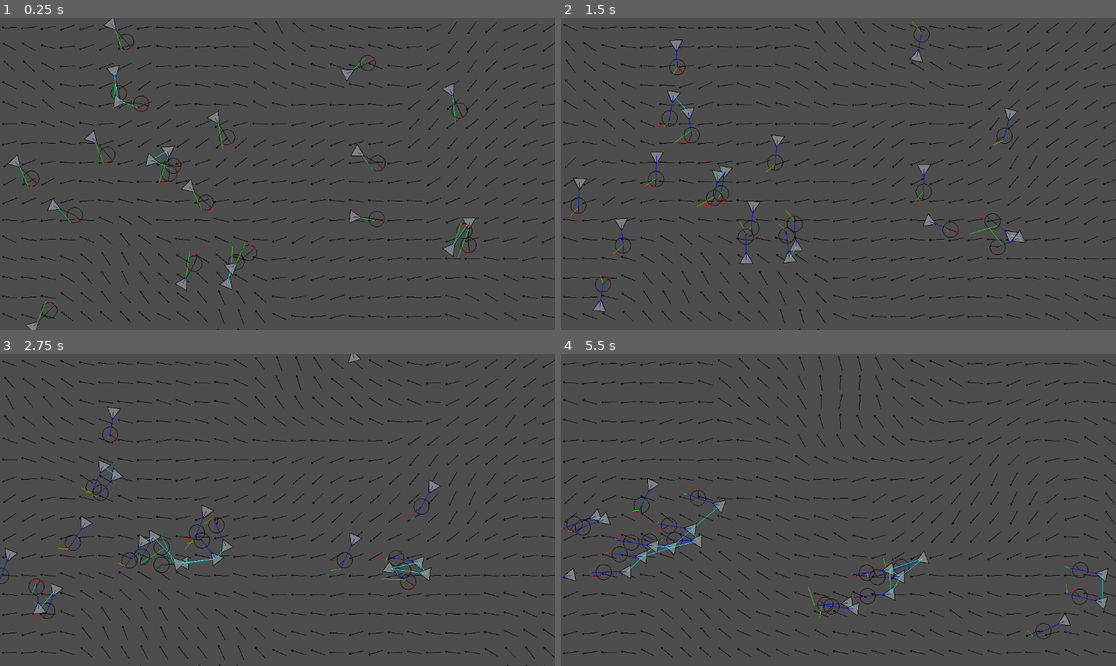
Above: before the commit, frames 1-4 (two rows, left to right).
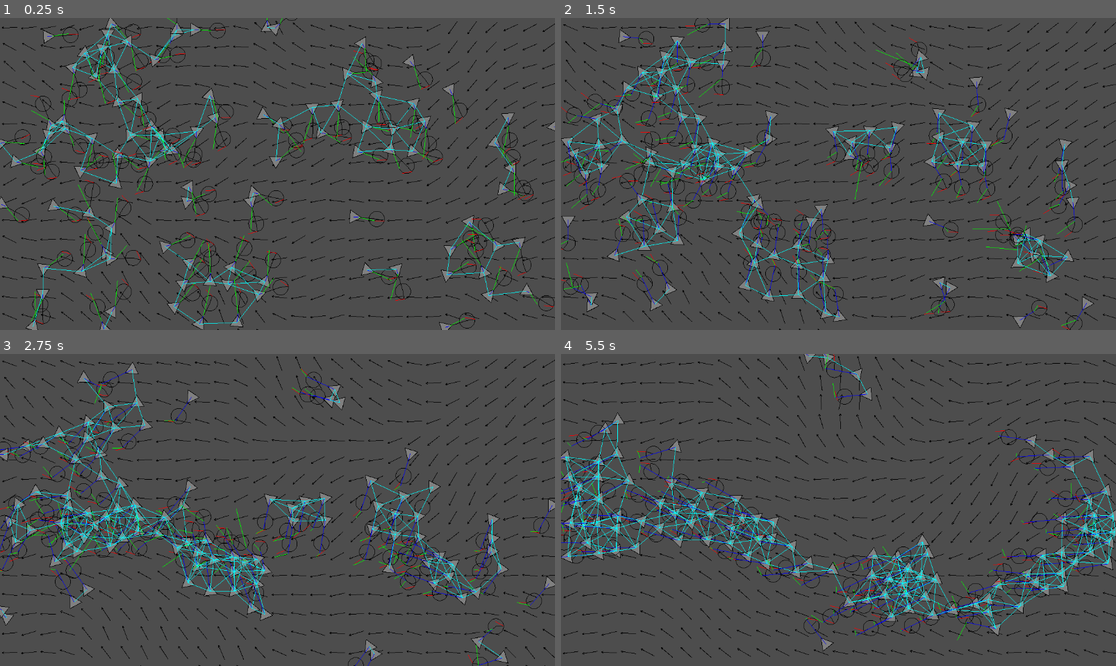
Above: after the commit, the same moments.

Repository: WSQS/godot-little-games
Game: Godot game, scene res://games/noc-flow-fields/scene/main.tscn
Same seed, same stepped clock (60 frames per second), same inputs: the game is played once before the commit and once after it. This scene is started directly instead of the project's main scene.
Inputs (mouse positions are in pixels of both pictures, inside the frame that each line leads up to):
- Up to frame 1 (0.25 s): no input
- Up to frame 2 (1.5 s): tap Enter at 0.5 s; move the mouse to (960, 158) at 0.52 s; hold Right 0.53-1.28 s; click (960, 158) at 0.67 s; move the mouse to (727, 189) at 1.27 s; hold Down from 1.28 s (still down)
- Up to frame 3 (2.75 s): move the mouse to (333, 441) at 2.02 s; release Down at 2.03 s; hold Right from 2.03 s (still down)
- Up to frame 4 (5.5 s): move the mouse to (810, 572) at 2.77 s; release Right at 2.78 s; hold Up 2.78-3.53 s; click (810, 572) at 2.92 s; move the mouse to (1005, 556) at 3.52 s; hold Left 3.53-5.03 s; move the mouse to (672, 463) at 4.27 s; move the mouse to (866, 510) at 5.02 s; hold Down from 5.03 s (still down); click (866, 510) at 5.17 s

The runs differ from the first frame. In frame 1, 9.1% of the frame differs, in the area x 0-100%, y 0-100%; in frame 2, 10%; in frame 3, 10%; in frame 4, 11%, in the area x 0-100%, y 0-96%.

Commit message:
feat(flow-fields): increase boid spawn count to 100

Diff:
--- a/games/noc-flow-fields/script/boid_manager.gd
+++ b/games/noc-flow-fields/script/boid_manager.gd
@@ -3,6 +3,6 @@
 
 # Called when the node enters the scene tree for the first time.
 func _ready() -> void:
-	for i in range(20):
+	for i in range(100):
 		var vehicle = Boid.new()
 		add_child(vehicle)
